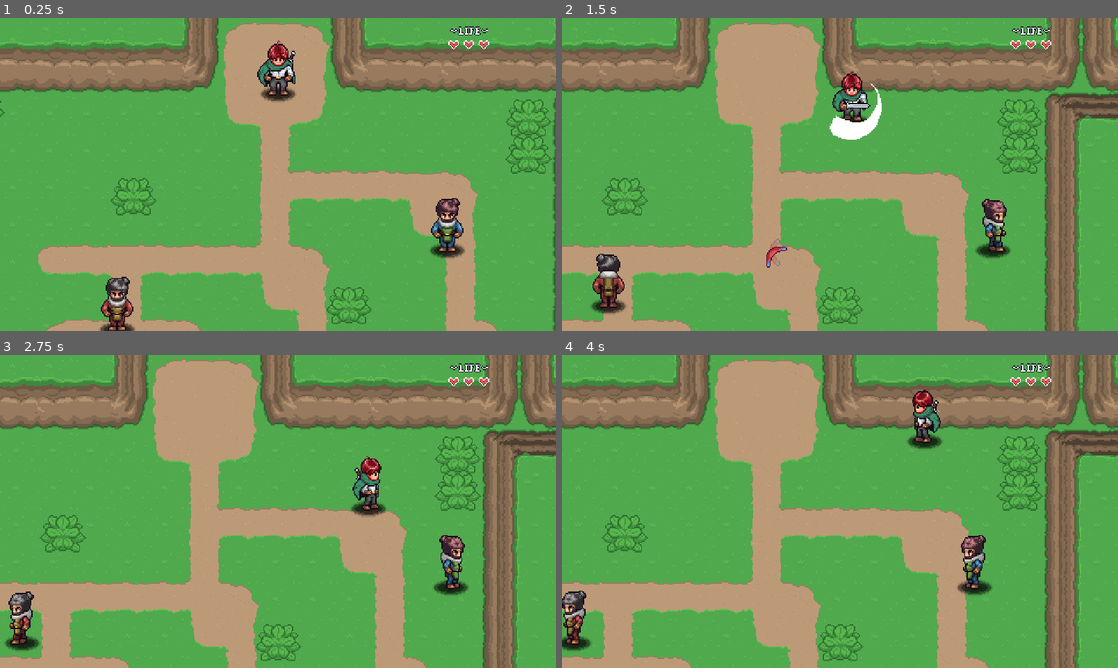
Above: before the commit, frames 1-4 (two rows, left to right).
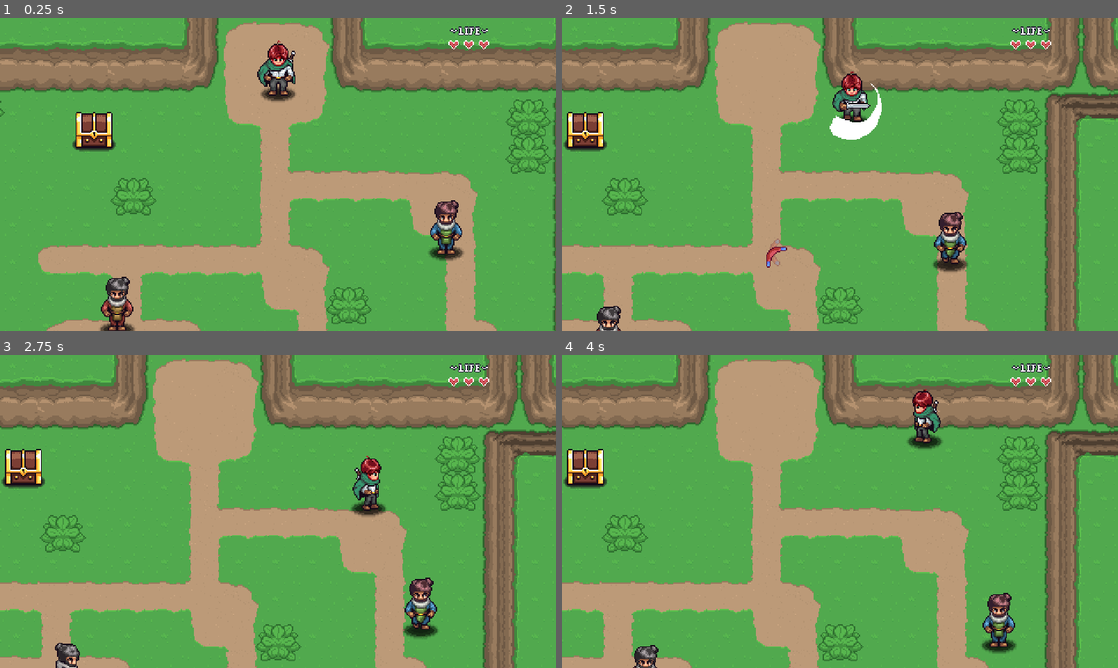
Above: after the commit, the same moments.

Repository: teomurgi/aarpg
Game: Godot game, scene res://Levels/Area01/02.tscn
Same seed, same stepped clock (60 frames per second), same inputs: the game is played once before the commit and once after it. Sound files missing from this copy of the repository are replaced by a short silence.
Inputs:
- Up to frame 1 (0.25 s): no input
- Up to frame 2 (1.5 s): hold D (right) 0.53-1.28 s; hold O (ability) 0.53-1.28 s; hold S (down) from 1.28 s (still down); tap L (attack) at 1.35 s
- Up to frame 3 (2.75 s): release S (down) at 2.03 s; hold D (right) from 2.03 s (still down); hold K (interact) from 2.03 s (still down)
- Up to frame 4 (4 s): release D (right) at 2.78 s; release K (interact) at 2.78 s; hold W (up) 2.78-3.53 s; tap O (ability) at 2.85 s; hold A (left) from 3.53 s (still down); hold L (attack) from 3.53 s (still down)

The runs differ from the first frame. In frame 1, 1.6% of the frame differs, in the area x 13-84%, y 30-78%; in frame 2, 3.4%, in the area x 0-81%, y 30-100%; in frame 3, 3.4%; in frame 4, 3.3%.

Commit message:
e30: npc part II

Diff:
--- a/Levels/Area01/02.tscn
+++ b/Levels/Area01/02.tscn
@@ -9,6 +9,10 @@
 [ext_resource type="PackedScene" uid="uid://bybdc5bban0eo" path="res://Npc/npc.tscn" id="7_0gt1b"]
 [ext_resource type="Resource" uid="uid://dpylmf2e0si0x" path="res://Npc/00_Npcs/npc_02.tres" id="8_1lvy5"]
 [ext_resource type="PackedScene" uid="uid://cow3bcky1vums" path="res://Npc/npc_behavior_wander.tscn" id="8_54h6d"]
+[ext_resource type="PackedScene" uid="uid://cxv1hywsysayy" path="res://Npc/npc_behavior_patrol.tscn" id="10_mvlxp"]
+[ext_resource type="PackedScene" uid="uid://ck7m0n4e76e3l" path="res://Interactables/TreasureChest/treasure_chest.tscn" id="10_p2snu"]
+[ext_resource type="Resource" uid="uid://dddgl1uxbbprp" path="res://Items/potion.tres" id="11_32k2a"]
+[ext_resource type="PackedScene" uid="uid://cfalbfqupu6mq" path="res://Npc/patrol_location.tscn" id="11_i0bsh"]
 
 [node name="02" type="Node2D"]
 y_sort_enabled = true
@@ -57,6 +61,29 @@
 [node name="NPC2" parent="." instance=ExtResource("7_0gt1b")]
 position = Vector2(389, 136)
 
-[node name="NpcWanderBehavior" parent="NPC2" instance=ExtResource("8_54h6d")]
-wander_speed = 60.0
-wander_duration = 4.0
+[node name="NpcBehaviorPatrol" parent="NPC2" instance=ExtResource("10_mvlxp")]
+process_mode = 0
+
+[node name="PatrolLocation" parent="NPC2/NpcBehaviorPatrol" instance=ExtResource("11_i0bsh")]
+modulate = Color(1, 0, 0, 1)
+position = Vector2(-1, 2)
+wait_time = 1.0
+
+[node name="PatrolLocation2" parent="NPC2/NpcBehaviorPatrol" instance=ExtResource("11_i0bsh")]
+modulate = Color(1, 1, 0, 1)
+position = Vector2(52, 50)
+wait_time = 1.0
+
+[node name="PatrolLocation3" parent="NPC2/NpcBehaviorPatrol" instance=ExtResource("11_i0bsh")]
+modulate = Color(0, 1, 0, 1)
+position = Vector2(-76, 84)
+wait_time = 1.0
+
+[node name="PatrolLocation4" parent="NPC2/NpcBehaviorPatrol" instance=ExtResource("11_i0bsh")]
+modulate = Color(0, 1, 1, 1)
+position = Vector2(11, 109)
+wait_time = 1.0
+
+[node name="TreasureChest" parent="." instance=ExtResource("10_p2snu")]
+position = Vector2(84, 36)
+item_data = ExtResource("11_32k2a")
--- /dev/null
+++ b/Npc/Scripts/npc_behavior_patrol.gd
@@ -0,0 +1,90 @@
+@tool
+extends NPCBehavior
+
+const COLORS = [
+    Color(1.0, 0.0, 0.0),
+    Color(1.0, 1.0, 0.0),
+    Color(0.0, 1.0, 0.0),
+    Color(0.0, 1.0, 1.0),
+    Color(0.0, 0.0, 1.0),
+    Color(1.0, 0.0, 1.0)
+]
+
+@export var walk_speed: float = 30.0
+
+
+var patrol_locations: Array[PatrolLocation]
+var current_location_index: int = 0
+var target: PatrolLocation
+
+func _ready() -> void:
+    gather_patrol_locations()
+    if Engine.is_editor_hint():
+        child_entered_tree.connect(gather_patrol_locations)
+        child_order_changed.connect(gather_patrol_locations)
+        return
+    super()
+    if patrol_locations.size() < 1:
+        process_mode = Node.PROCESS_MODE_DISABLED
+        return
+    target = patrol_locations[0]
+
+func _process(_delta: float) -> void:
+    if Engine.is_editor_hint():
+        return
+    if npc.global_position.distance_to(target.target_position) < 1:
+        print("reached target")
+        start()
+
+func gather_patrol_locations(_n: Node = null) -> void:
+    patrol_locations = []
+    for child in get_children():
+        if child is PatrolLocation:
+            patrol_locations.append(child)
+    if Engine.is_editor_hint():
+        if patrol_locations.size() > 0:
+            for i in patrol_locations.size():
+                var _p = patrol_locations[i] as PatrolLocation
+
+                if not _p.transform_changed.is_connected(gather_patrol_locations):
+                    _p.transform_changed.connect(gather_patrol_locations)
+
+                _p.update_label(str(i))
+                _p.modulate = _get_color_by_index(i)
+                var _next: PatrolLocation
+                if i < patrol_locations.size() - 1:
+                    _next = patrol_locations[i + 1]
+                else:
+                    _next = patrol_locations[0]
+                _p.update_line(_next.position)
+
+func start() -> void:
+    if npc.do_behavior == false or patrol_locations.size() < 2:
+        return
+
+    npc.global_position = target.target_position
+    npc.state = "idle"
+    npc.velocity = Vector2.ZERO
+    npc.update_animation()
+
+    var wait_time: float = target.wait_time
+    current_location_index += 1
+    if current_location_index >= patrol_locations.size():
+        current_location_index = 0
+
+    target = patrol_locations[current_location_index]
+
+    await get_tree().create_timer(wait_time).timeout
+
+    if npc.do_behavior == false:
+        return
+
+    npc.state = "walk"
+    var _dir = global_position.direction_to(target.target_position)
+    npc.direction = _dir
+    npc.velocity = _dir * walk_speed
+    npc.update_direction(target.target_position)
+    npc.update_animation()
+
+func _get_color_by_index(_index: int) -> Color:
+    return COLORS[_index % COLORS.size()]
--- /dev/null
+++ b/Npc/Scripts/patrol_location.gd
@@ -0,0 +1,38 @@
+@tool
+class_name PatrolLocation extends Node2D
+
+signal transform_changed
+
+@export var wait_time: float = 0.0:
+    set(v):
+        wait_time = v
+        _update_wait_time_label()
+
+var target_position: Vector2 = Vector2.ZERO
+
+func _enter_tree() -> void:
+    set_notify_transform(true)
+
+func _notification(what: int) -> void:
+    if what == NOTIFICATION_TRANSFORM_CHANGED:
+        transform_changed.emit()
+
+func _ready() -> void:
+    target_position = global_position
+    _update_wait_time_label()
+    if Engine.is_editor_hint():
+        return
+    $Sprite2D.queue_free()
+
+func update_label(_s: String) -> void:
+    $Sprite2D/Label.text = _s
+
+func update_line(next_location: Vector2) -> void:
+    var line: Line2D = $Sprite2D/Line2D
+    line.points[1] = next_location - position
+
+
+func _update_wait_time_label() -> void:
+    if not Engine.is_editor_hint():
+        return
+    $Sprite2D/Label2.text = "wait: " + str(snappedf(wait_time, 0.1)) + "s"
--- /dev/null
+++ b/Npc/npc_behavior_patrol.tscn
@@ -0,0 +1,6 @@
+[gd_scene load_steps=2 format=3 uid="uid://cxv1hywsysayy"]
+
+[ext_resource type="Script" path="res://Npc/Scripts/npc_behavior_patrol.gd" id="1_5od6q"]
+
+[node name="NpcBehaviorPatrol" type="Node2D"]
+script = ExtResource("1_5od6q")
--- /dev/null
+++ b/Npc/patrol_location.tscn
@@ -0,0 +1,58 @@
+[gd_scene load_steps=4 format=3 uid="uid://cfalbfqupu6mq"]
+
+[ext_resource type="Script" path="res://Npc/Scripts/patrol_location.gd" id="1_fybtp"]
+
+[sub_resource type="Gradient" id="Gradient_kvulp"]
+offsets = PackedFloat32Array(0.687898, 0.845011, 1)
+colors = PackedColorArray(1, 1, 1, 0, 1, 1, 1, 1, 1, 1, 1, 0)
+
+[sub_resource type="GradientTexture2D" id="GradientTexture2D_4lro4"]
+gradient = SubResource("Gradient_kvulp")
+width = 24
+height = 24
+use_hdr = true
+fill = 1
+fill_from = Vector2(0.5, 0.5)
+fill_to = Vector2(0.5, 0)
+
+[node name="PatrolLocation" type="Node2D"]
+show_behind_parent = true
+script = ExtResource("1_fybtp")
+wait_time = 0.52
+
+[node name="Sprite2D" type="Sprite2D" parent="."]
+self_modulate = Color(1, 1, 1, 0.501961)
+texture = SubResource("GradientTexture2D_4lro4")
+
+[node name="Line2D" type="Line2D" parent="Sprite2D"]
+points = PackedVector2Array(0, 0, 12, 0)
+width = 1.0
+default_color = Color(1, 1, 1, 0.509804)
+
+[node name="Label" type="Label" parent="Sprite2D"]
+offset_left = -19.0
+offset_top = -9.0
+offset_right = 21.0
+offset_bottom = 14.0
+theme_override_colors/font_shadow_color = Color(0, 0, 0, 1)
+theme_override_colors/font_outline_color = Color(0, 0, 0, 1)
+theme_override_constants/shadow_offset_x = 0
+theme_override_constants/shadow_offset_y = 1
+theme_override_constants/outline_size = 3
+theme_override_font_sizes/font_size = 12
+text = "0"
+horizontal_alignment = 1
+
+[node name="Label2" type="Label" parent="Sprite2D"]
+offset_left = -20.0
+offset_top = 9.0
+offset_right = 24.0
+offset_bottom = 21.0
+theme_override_colors/font_shadow_color = Color(0, 0, 0, 1)
+theme_override_colors/font_outline_color = Color(0, 0, 0, 1)
+theme_override_constants/shadow_offset_x = 0
+theme_override_constants/shadow_offset_y = 1
+theme_override_constants/outline_size = 3
+theme_override_font_sizes/font_size = 8
+text = "wait: 0.5s"
+horizontal_alignment = 1
Not shown: 1 places in Levels/Area01/02.tscn that only renumber resources
